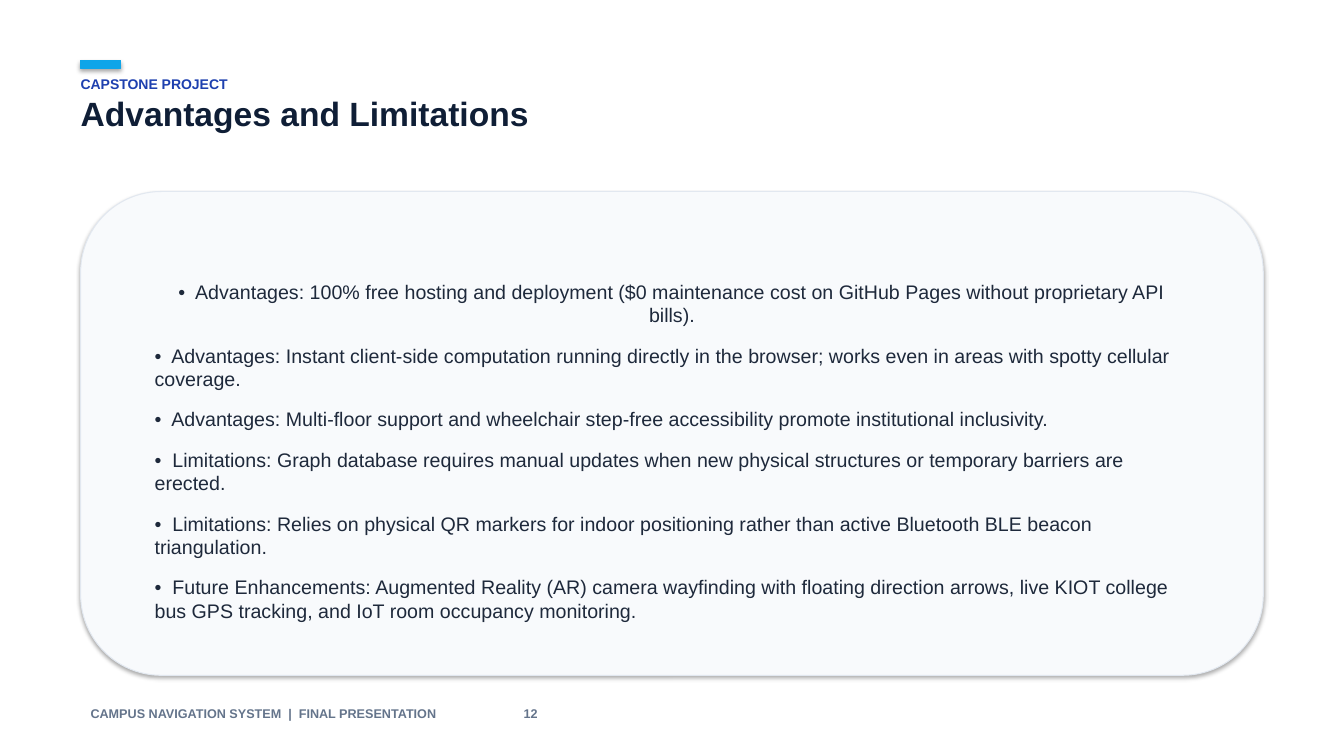
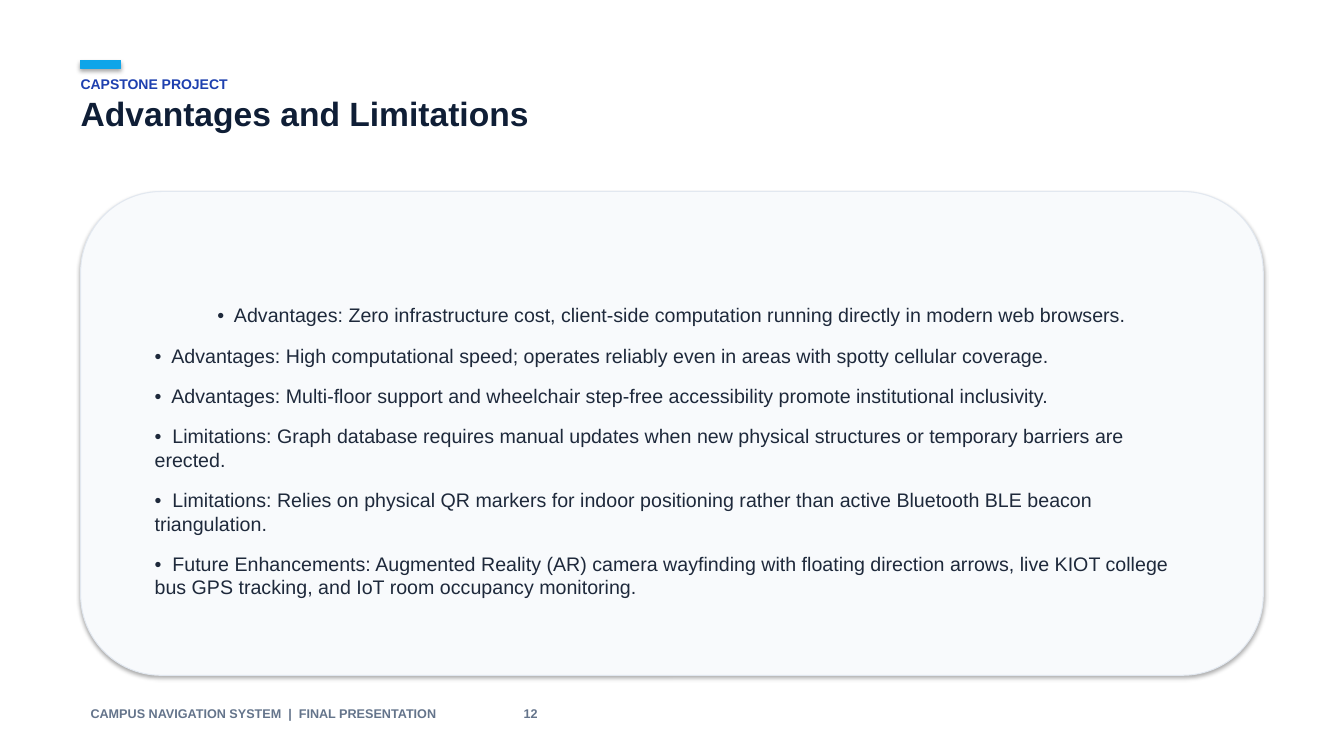
Before and after one commit to Logajevin/kiot-campus-nav, a slide deck: slide 12 of KIOT_Campus_Navigation_Presentation.pptx. Drawn at 1344x756 pixels with LibreOffice and Linux fonts; fonts in the diff are those of the drawing. Boxes give left, top, right and bottom in pixels: in the first picture for what was removed or moved away, otherwise in the second. Text is boxed around its words. In the diff, an @@ line names an element or a change of style, - is before the commit and + after.

```diff
--- a/KIOT_Campus_Navigation_Presentation.pptx
+++ b/KIOT_Campus_Navigation_Presentation.pptx
@@ text in rounded rectangle at [171, 307, 1125, 367]: text changed @@
-• Advantages: 100% free hosting and deployment ($0 maintenance cost on GitHub Pages without proprietary API bills).
-• Advantages: Instant client-side computation running directly in the browser; works even in areas with spotty cellular coverage.
+• Advantages: Zero infrastructure cost, client-side computation running directly in modern web browsers.
+• Advantages: High computational speed; operates reliably even in areas with spotty cellular coverage.
```
Also in this commit, not shown: 3 other slides changed, 4 other files.
